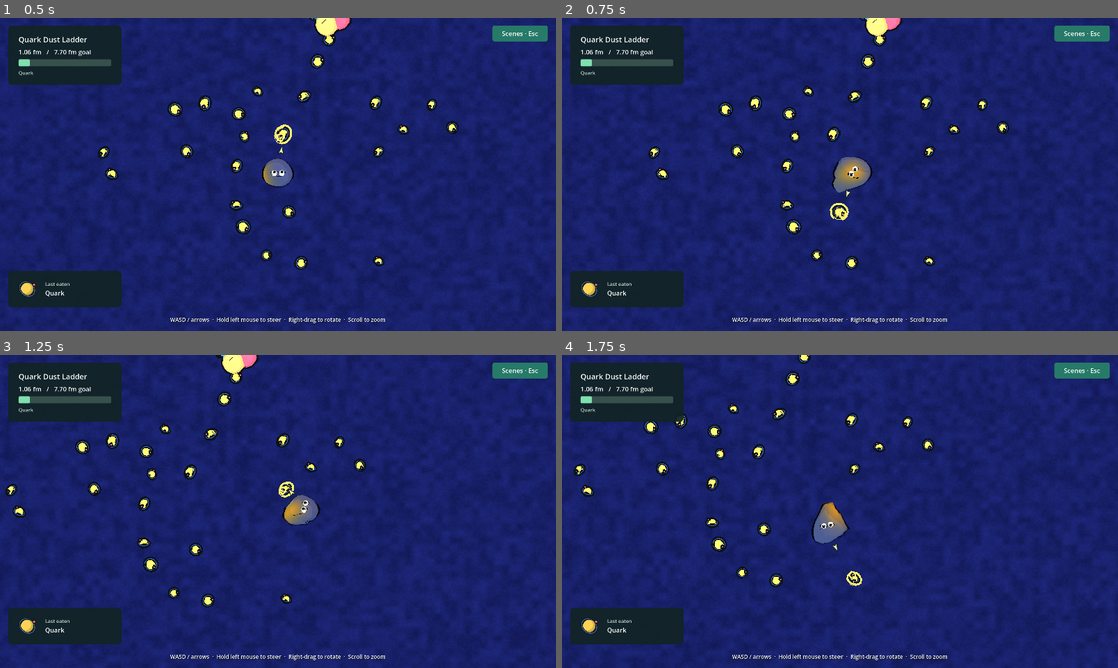
Above: before the commit, frames 1-4 (two rows, left to right).
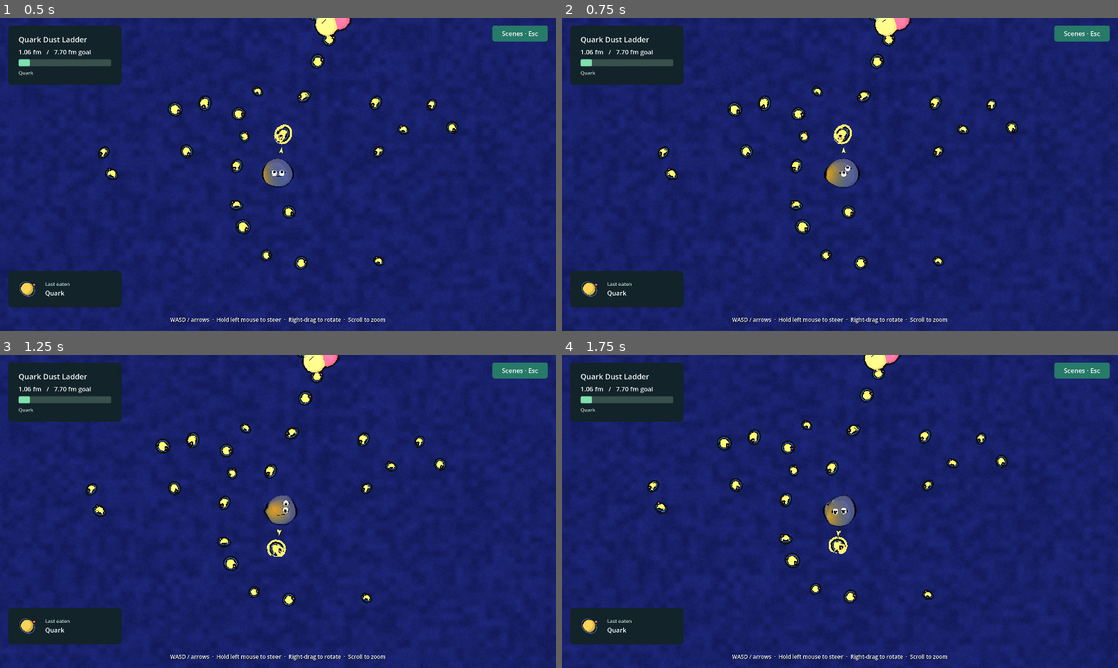
Above: after the commit, the same moments.

Repository: armantark/gray-goo
Game: Godot game, scene res://main.tscn
Two runs of this game, one before a commit and one after it. Both use one fixed random seed, a clock stepped at 60 frames per second and the inputs below.
Inputs (mouse positions are in pixels of both pictures, inside the frame that each line leads up to):
- Up to frame 1 (0.5 s): no input
- Up to frame 2 (0.75 s): move the mouse to (962, 158) at 0.52 s; hold D (move_right) from 0.53 s (still down); click (962, 158) at 0.67 s
- Up to frame 3 (1.25 s): keep holding D (move_right)
- Up to frame 4 (1.75 s): release D (move_right) at 1.25 s; drag from (728, 527) to (812, 574) at 1.27 s

Frame 1 is identical in both runs. In frame 2, 4.8% of the frame differs, in the area x 0-100%, y 0-100%; in frame 3, 5.8%; in frame 4, 5.4%.

Commit message:
Keep the goo's speed steady in body lengths as it grows.
The old speed formula made a speck cross twelve body lengths a second and a giant under three, so the start felt frantic and the end felt slow. Speed is now four body lengths per second at every size, the slider still scales it, and the drive ramps over about one reach cycle so acceleration reads as the body gathering itself.

Diff:
--- a/src/game.gd
+++ b/src/game.gd
@@ -1,5 +1,6 @@
 extends Node3D
 
+const BODY_LENGTHS_PER_SECOND := 4.0
 var world: GameWorld
 var goo: GooBody
 var rig: GooCamera
@@ -87,7 +88,8 @@
 	if not is_instance_valid(world):
 		return
 	world.player_radius = goo.radius
-	goo.set_drive(rig.movement_direction(), (2.8 + goo.radius * 0.8) * 3.7 * hud.movement_speed)
+	# Speed is a constant number of body lengths per second, so a speck and a giant feel the same.
+	goo.set_drive(rig.movement_direction(), BODY_LENGTHS_PER_SECOND * goo.radius * 2.0 * hud.movement_speed)
 	var eaten := 0
 	for food in world.foods:
 		if not is_instance_valid(food) or not food.active or food.threshold > goo.radius:
--- a/src/goo_body.gd
+++ b/src/goo_body.gd
@@ -176,7 +176,8 @@
 	radius = lerpf(radius, _target_radius, 1.0 - exp(-3.5 * dt))
 	var growth := radius / old_radius
 	var center := global_position
-	_flow_drive = _flow_drive.lerp(_drive * _speed, 1.0 - exp(-24.0 * dt))
+	# Drive ramps over about one reach cycle so acceleration reads as the body gathering itself, not a snap.
+	_flow_drive = _flow_drive.lerp(_drive * _speed, 1.0 - exp(-6.0 * dt))
 	# The invisible field edge stops propulsion; it is not a surface the goo can roll up.
 	if (center.x <= _field.position.x + radius and _flow_drive.x < 0.0) or (center.x >= _field.end.x - radius and _flow_drive.x > 0.0):
 		_flow_drive.x = 0.0
